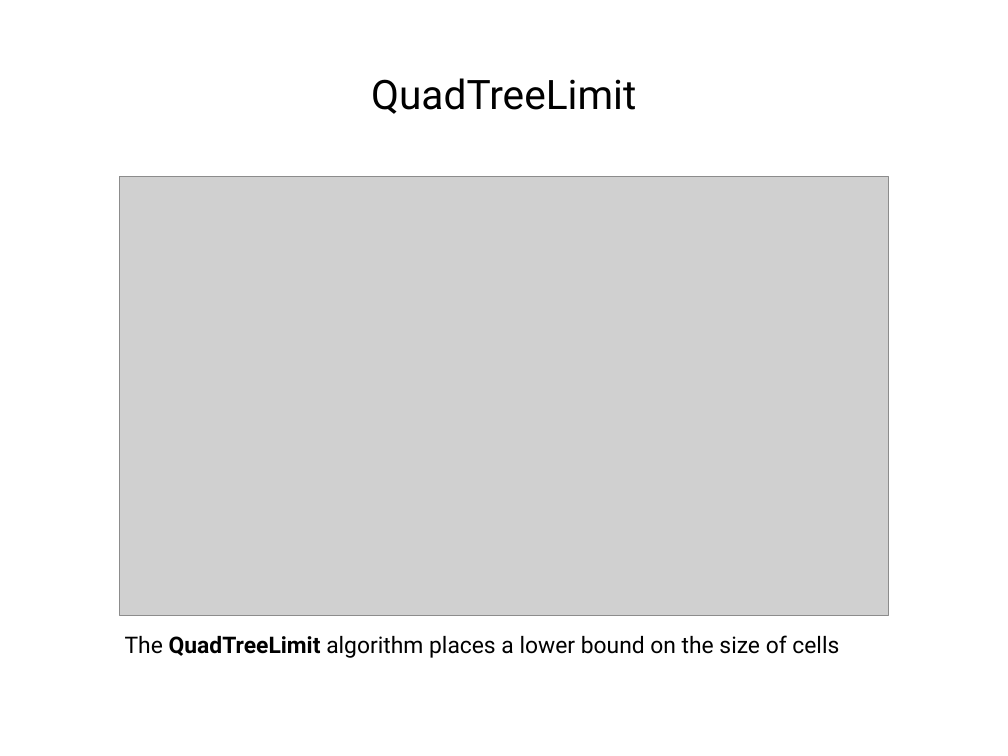
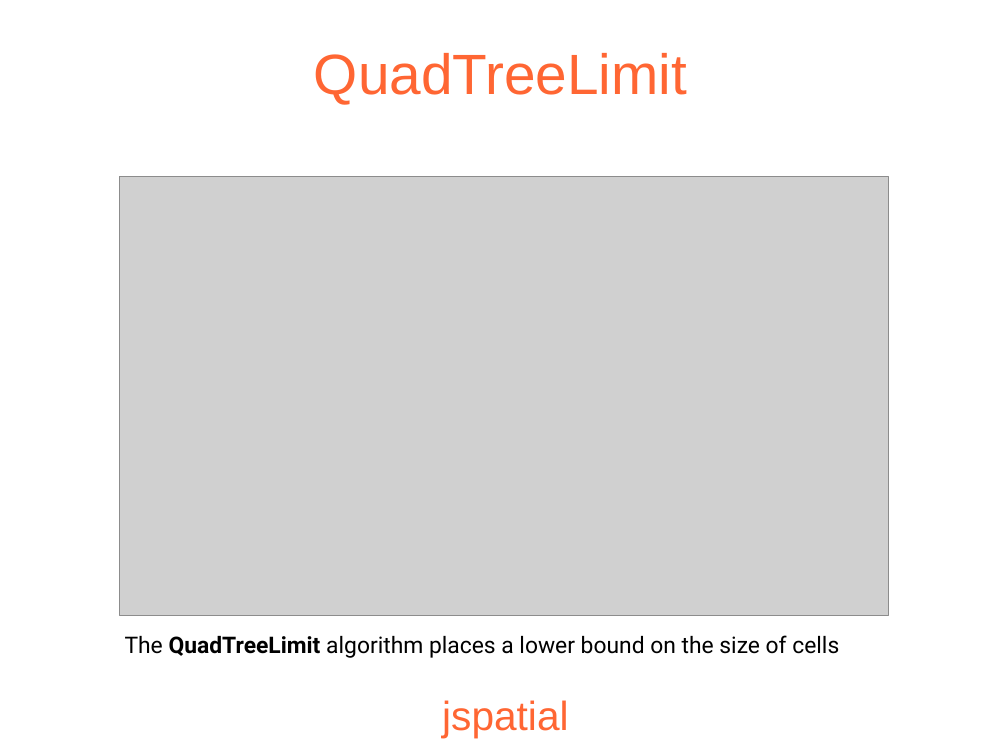
Before and after one commit to JogAmp/jogamp.org, a slide deck: slide 13 of doc/siggraph2013/bof/mark/jspatial.odp (slide 15 before the commit). Drawn at 1008x756 pixels with LibreOffice and Linux fonts; fonts in the diff are those of the drawing; grey boxes stand for pictures; background and template pictures are left out. Boxes give left, top, right and bottom in pixels: in the first picture for what was removed or moved away, otherwise in the second. Text is boxed around its words. In the diff, an @@ line names an element or a change of style, - is before the commit and + after.

```diff
--- a/doc/siggraph2013/bof/mark/jspatial.odp
+++ b/doc/siggraph2013/bof/mark/jspatial.odp
@@ title "QuadTreeLimit": place and size @@
-title "QuadTreeLimit" at [371, 78, 636, 114]
+title "QuadTreeLimit" at [314, 53, 687, 105]
@@ title "QuadTreeLimit" at [314, 53, 687, 105]: size 32 to 44.7 pt, font Roboto to Arial, text colour #000000 to #FF6633 @@
@@ title added at [442, 700, 568, 737], 32 pt, text #FF6633 @@
+jspatial
```
Also in this commit, not shown: 18 other slides changed, 1 slide added, 19 slides removed, 1 other file.
